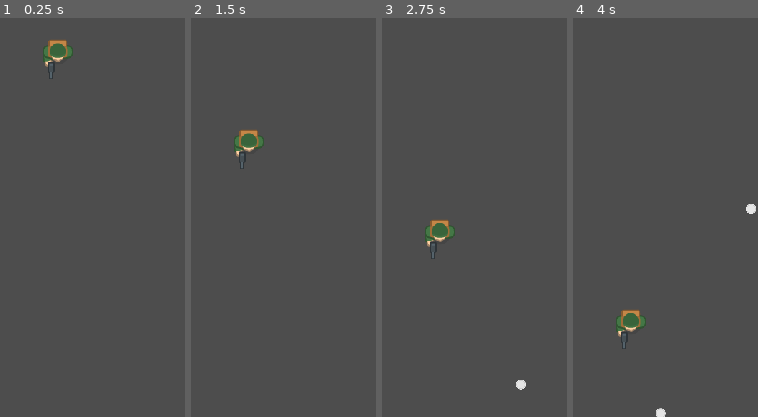
Above: before the commit, frames 1-4 (left to right).
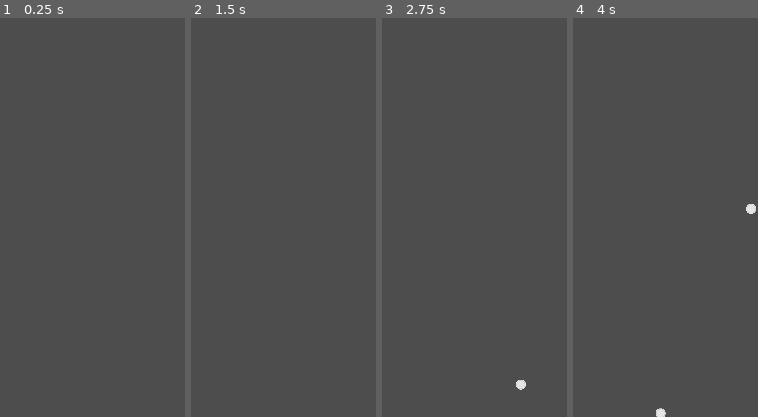
Above: after the commit, the same moments.

Repository: WindWiperStudios/Stationary-Shooter2
Game: Godot game, scene res://Nodes/Scenes/playscreen.tscn
The game is run twice, just before and just after one commit, with the same random seed, the same clock (stepped at 60 frames per second) and the same inputs.
Inputs (mouse positions are % of the whole screen's width and height, from its top left):
- Up to frame 1 (0.25 s): no input
- Up to frame 2 (1.5 s): move the mouse to (72, 45) at 0.52 s; press the mouse at (72, 45) at 0.53 s; move the mouse to (30, 55) at 1.27 s; release the mouse at (30, 55) at 1.28 s; click (30, 55) at 1.35 s
- Up to frame 3 (2.75 s): move the mouse to (60, 28) at 2.02 s; press the mouse at (60, 28) at 2.03 s
- Up to frame 4 (4 s): move the mouse to (45, 70) at 2.77 s; release the mouse at (45, 70) at 2.78 s; click (45, 70) at 2.85 s; move the mouse to (80, 65) at 3.52 s; press the mouse at (80, 65) at 3.53 s
The pictures show only the part of the screen within x 32-82%, y 4-54%; the shares and areas given below are measured in that part.

The runs differ from the first frame. In frame 1, 0.6% of the frame differs, in the area x 23-40%, y 5-16%; in frame 2, 0.6%; in frame 3, 0.6%; in frame 4, 0.6%.

Commit message:
Enemy spawner
Added enemy spawner

Diff:
--- /dev/null
+++ b/Nodes/Components/enemy_spanwer.gd
@@ -0,0 +1,8 @@
+extends Node2D
+
+@export var levels : Array[PackedScene]
+
+
+func _ready():
+	var level = levels[0].instantiate()
+	add_child(level)
--- /dev/null
+++ b/Nodes/Components/enemy_spanwer.tscn
@@ -0,0 +1,9 @@
+[gd_scene load_steps=3 format=3 uid="uid://mgi5v6mjmlps"]
+
+[ext_resource type="Script" path="res://Nodes/Components/enemy_spanwer.gd" id="1_3hng1"]
+[ext_resource type="PackedScene" uid="uid://bv38vcoyhh1rt" path="res://Nodes/Scenes/level_1.tscn" id="2_0hus2"]
+
+[node name="EnemySpanwer" type="Node2D"]
+position = Vector2(646, -1000)
+script = ExtResource("1_3hng1")
+levels = Array[PackedScene]([ExtResource("2_0hus2")])
--- a/Nodes/Entities/enemy.tscn
+++ b/Nodes/Entities/enemy.tscn
@@ -1,14 +1,25 @@
-[gd_scene load_steps=3 format=3 uid="uid://b88mfj5dxofni"]
+[gd_scene load_steps=5 format=3 uid="uid://b88mfj5dxofni"]
 
 [ext_resource type="Script" path="res://Nodes/Entities/enemy.gd" id="1_a450x"]
 [ext_resource type="PackedScene" uid="uid://cxr7b5sdo025f" path="res://Nodes/Components/health_component.tscn" id="1_ly3xg"]
+[ext_resource type="Texture2D" uid="uid://lxdciyhd65a3" path="res://Images/spritesheet_characters.png" id="2_y64kp"]
+
+[sub_resource type="RectangleShape2D" id="RectangleShape2D_cs1ov"]
+size = Vector2(40, 31)
 
 [node name="Enemy" type="Area2D"]
 script = ExtResource("1_a450x")
-moveSpeed = 150.0
+moveSpeed = 175.0
 
 [node name="CollisionShape2D" type="CollisionShape2D" parent="."]
+position = Vector2(0, -0.5)
+shape = SubResource("RectangleShape2D_cs1ov")
 
-[node name="AnimatedSprite2D" type="AnimatedSprite2D" parent="."]
+[node name="Sprite2D" type="Sprite2D" parent="."]
+rotation = 1.5708
+scale = Vector2(2.5, 2.5)
+texture = ExtResource("2_y64kp")
+region_enabled = true
+region_rect = Rect2(390, 176, 33, 43)
 
 [node name="HealthComponent" parent="." instance=ExtResource("1_ly3xg")]
--- /dev/null
+++ b/Nodes/Scenes/level_1.tscn
@@ -0,0 +1,26 @@
+[gd_scene load_steps=2 format=3 uid="uid://bv38vcoyhh1rt"]
+
+[ext_resource type="PackedScene" uid="uid://b88mfj5dxofni" path="res://Nodes/Entities/enemy.tscn" id="1_21ahq"]
+
+[node name="Level1" type="Node2D"]
+
+[node name="Enemy" parent="." instance=ExtResource("1_21ahq")]
+position = Vector2(-53, -61)
+
+[node name="Enemy2" parent="." instance=ExtResource("1_21ahq")]
+position = Vector2(103, -62)
+
+[node name="Enemy3" parent="." instance=ExtResource("1_21ahq")]
+position = Vector2(305, -232)
+
+[node name="Enemy4" parent="." instance=ExtResource("1_21ahq")]
+position = Vector2(168, -165)
+
+[node name="Enemy5" parent="." instance=ExtResource("1_21ahq")]
+position = Vector2(47, -241)
+
+[node name="Enemy6" parent="." instance=ExtResource("1_21ahq")]
+position = Vector2(-78, -180)
+
+[node name="Enemy7" parent="." instance=ExtResource("1_21ahq")]
+position = Vector2(-213, -214)
--- a/Nodes/Scenes/playscreen.tscn
+++ b/Nodes/Scenes/playscreen.tscn
@@ -1,28 +1,8 @@
-[gd_scene load_steps=8 format=3 uid="uid://dofjn1nbm0hy5"]
+[gd_scene load_steps=4 format=3 uid="uid://dofjn1nbm0hy5"]
 
 [ext_resource type="PackedScene" uid="uid://bduv5t3tpk173" path="res://Nodes/Entities/wall.tscn" id="1_2x8h4"]
 [ext_resource type="PackedScene" uid="uid://nansvvfxtdnc" path="res://Nodes/Entities/player.tscn" id="2_ycadu"]
-[ext_resource type="PackedScene" uid="uid://b88mfj5dxofni" path="res://Nodes/Entities/enemy.tscn" id="3_50p3p"]
-[ext_resource type="Texture2D" uid="uid://lxdciyhd65a3" path="res://Images/spritesheet_characters.png" id="4_ng2wr"]
-
-[sub_resource type="CapsuleShape2D" id="CapsuleShape2D_3dpya"]
-radius = 51.0
-height = 102.0
-
-[sub_resource type="AtlasTexture" id="AtlasTexture_ekwy2"]
-atlas = ExtResource("4_ng2wr")
-region = Rect2(0, 0, 55, 42)
-
-[sub_resource type="SpriteFrames" id="SpriteFrames_l8kw6"]
-animations = [{
-"frames": [{
-"duration": 1.0,
-"texture": SubResource("AtlasTexture_ekwy2")
-}],
-"loop": true,
-"name": &"default",
-"speed": 5.0
-}]
+[ext_resource type="PackedScene" uid="uid://mgi5v6mjmlps" path="res://Nodes/Components/enemy_spanwer.tscn" id="3_h2kmg"]
 
 [node name="Playscreen" type="MarginContainer"]
 anchors_preset = 15
@@ -39,17 +19,4 @@
 
 [node name="ProjectileContainer" type="Node2D" parent="."]
 
-[node name="Enemy" parent="." instance=ExtResource("3_50p3p")]
-position = Vector2(617, 184)
-moveSpeed = 250.0
-
-[node name="CollisionShape2D" parent="Enemy" index="0"]
-position = Vector2(-2, -21)
-shape = SubResource("CapsuleShape2D_3dpya")
-
-[node name="AnimatedSprite2D" parent="Enemy" index="1"]
-rotation = 1.5708
-scale = Vector2(2.5, 2.5)
-sprite_frames = SubResource("SpriteFrames_l8kw6")
-
-[editable path="Enemy"]
+[node name="EnemySpanwer" parent="." instance=ExtResource("3_h2kmg")]
